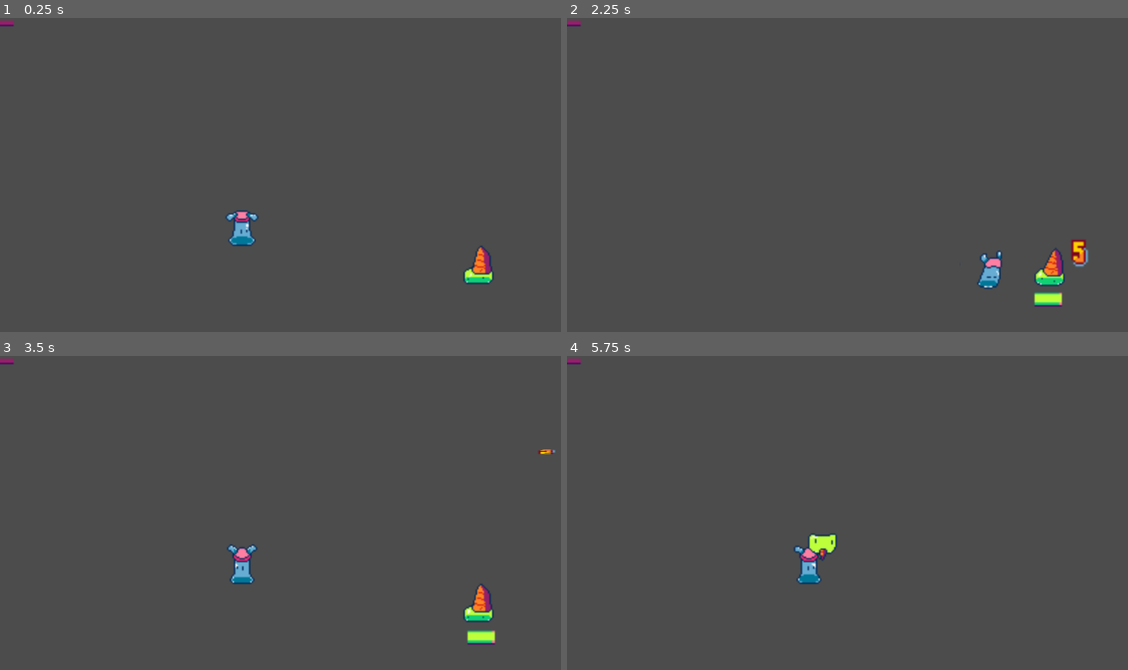
Above: before the commit, frames 1-4 (two rows, left to right).
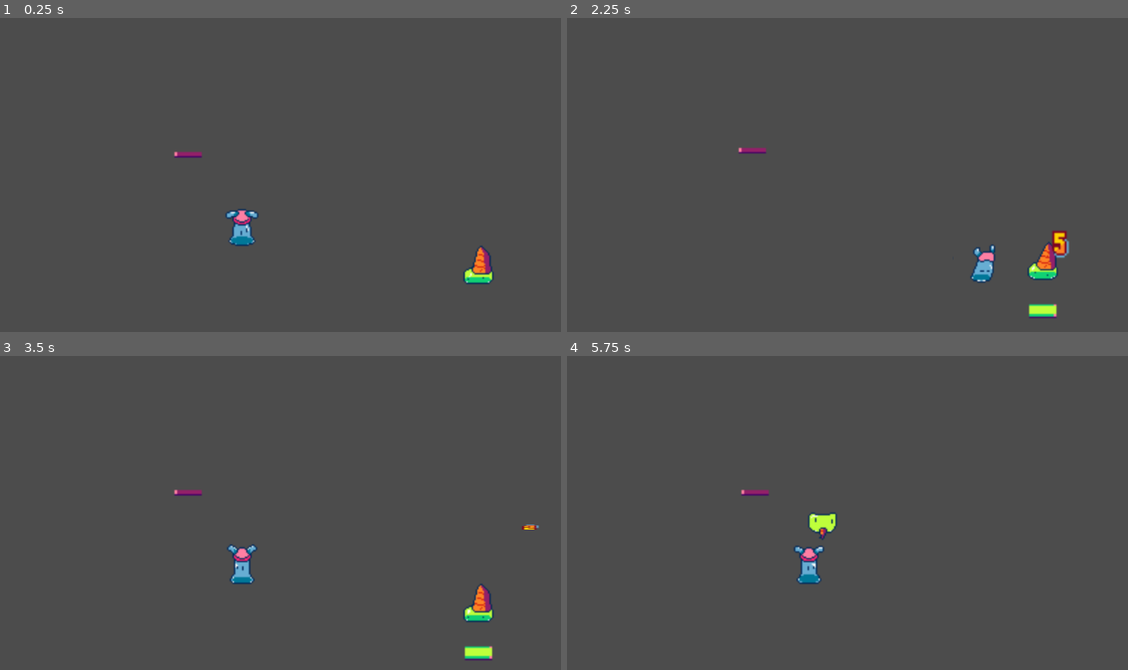
Above: after the commit, the same moments.

Repository: etherware-novice/slime-godot-game
Game: Godot game, scene res://Main.tscn
Two runs of this game, one before a commit and one after it. Both use one fixed random seed, a clock stepped at 60 frames per second and the inputs below.
Inputs:
- Up to frame 1 (0.25 s): no input
- Up to frame 2 (2.25 s): hold Right (ui_right) 0.53-1.28 s; hold Right (ui_right) from 2.03 s (still down)
- Up to frame 3 (3.5 s): keep holding Right (ui_right)
- Up to frame 4 (5.75 s): release Right (ui_right) at 3.53 s

The runs differ from the first frame. In frame 1, 0.4% of the frame differs, in the area x 0-47%, y 0-73%; in frame 2, 2.2%, in the area x 0-94%, y 0-96%; in frame 3, 0.7%; in frame 4, 0.8%.

Commit message:
fixes the damage animations broken by the refactor

Diff:
--- a/HUD.gd
+++ b/HUD.gd
@@ -17,24 +17,6 @@
 func _process(delta):
 		pass
 
-func _on_icecream_hp_update(new_hp, max_hp, pos):
-	print(new_hp)
-	print(max_hp)
-	var percent = min((float(new_hp) / float(max_hp) * 20), 19)
-	var sections = round(percent)
-
-
-	var newbar = $e_hpbar.duplicate(0)
-	newbar.visible = true
-	newbar.frame = int(sections)
-	newbar.position = pos + Vector2(280, 240)
-	newbar.show()
-	add_child(newbar)
-	print(newbar.position)
-	print(sections)
-	$despawn.start()
-	yield($despawn, "timeout")
-	newbar.queue_free()
 
 func new_damage_num(damage, pos):
 	var damage_instance = damage_num.instance()
@@ -42,10 +24,37 @@
 	damage_instance.update_number(damage, pos)
 	pass # Replace with function body.
 
-func _on_icecream_damage_num(damage, pos):
-	new_damage_num(damage, pos)
+
+func screen_shake():
+	var orig = $Camera2D.position
+	var random = RandomNumberGenerator.new()
+	random.randomize()
+	$Camera2D/shake.start()
+
+	var i = 0
+	while i < 5:
+		$Camera2D.position += Vector2(random.randi_range(-7, 7), random.randi_range(-7, 7))
+		yield($Camera2D/shake, "timeout")
+		i += 1
+
+	$Camera2D/shake.stop()
+	$Camera2D.position = orig
+
+func calculate_hp_bar(hp, maxhp, pos):
+	print("calculate_hp_bar")
+	print(hp)
+	print(maxhp)
+	print(pos)
+	var percent = min((float(hp) / float(maxhp) * 20), 19)
+	var sections = round(percent)
 
 
-
-func _on_beanie_damage_num(damage, pos):
-	new_damage_num(damage, pos)
+	var newbar = $e_hpbar.duplicate(0)
+	newbar.visible = true
+	newbar.frame = int(sections)
+	newbar.position = pos + Vector2(0, 70)
+	newbar.show()
+	add_child(newbar)
+	$despawn.start()
+	yield($despawn, "timeout")
+	newbar.queue_free()
--- a/Main.gd
+++ b/Main.gd
@@ -9,43 +9,24 @@
 
 # Called when the node enters the scene tree for the first time.
 func _ready():
-	$Camera2D.make_current()
-	turnorder += [$beanie]
+	$HUD/Camera2D.make_current()
+	turnorder += get_tree().get_nodes_in_group("party")
 	turnorder += get_tree().get_nodes_in_group("enemies")
+	for x in turnorder:
+		x.connect("endturn", self, "_endturn")
 	next_turn()
 
 
 
 func next_turn():
 	print("next turn")
-	var attack_pos = $icecream.position
-	attack_pos.x -= 100
-	turnorder[turnindex].do_attack(attack_pos)
+	turnorder[turnindex].do_attack()
 
 
 # Called every frame. 'delta' is the elapsed time since the previous frame.
 func _process(delta):
 	pass
 
-func screen_shake():
-	var orig = $Camera2D.position
-	var random = RandomNumberGenerator.new()
-	random.randomize()
-	$Camera2D/shake.start()
-
-	var i = 0
-	while i < 5:
-		$Camera2D.position += Vector2(random.randi_range(-7, 7), random.randi_range(-7, 7))
-		yield($Camera2D/shake, "timeout")
-		i += 1
-
-	$Camera2D/shake.stop()
-	$Camera2D.position = orig
-
-
-
-func _on_beanie_attack(dmg):
-	screen_shake()
 
 
 func _endturn():
@@ -54,11 +35,3 @@
 	if turnindex >= turnorder.size():
 		turnindex = 0
 	next_turn()
-
-func _on_beanie_endturn():
-	_endturn()
-	pass # Replace with function body.
-
-func _on_icecream_endturn():
-	_endturn()
-	pass # Replace with function body.
--- a/Main.tscn
+++ b/Main.tscn
@@ -8,25 +8,22 @@
 [node name="Main" type="Node2D"]
 script = ExtResource( 2 )
 
-[node name="beanie" parent="." instance=ExtResource( 1 )]
+[node name="beanie" parent="." groups=["party"] instance=ExtResource( 1 )]
 position = Vector2( 79, 114 )
 
 [node name="icecream" parent="." groups=["enemies"] instance=ExtResource( 3 )]
 position = Vector2( 426, 172 )
 
-[node name="Camera2D" type="Camera2D" parent="."]
+[node name="HUD" parent="." instance=ExtResource( 4 )]
+unique_name_in_owner = true
+follow_viewport_enable = true
+
+[node name="Camera2D" type="Camera2D" parent="HUD"]
 position = Vector2( 236, 107 )
 
-[node name="shake" type="Timer" parent="Camera2D"]
+[node name="shake" type="Timer" parent="HUD/Camera2D"]
 wait_time = 0.1
 
-[node name="HUD" parent="." instance=ExtResource( 4 )]
-
-[connection signal="attack" from="beanie" to="." method="_on_beanie_attack"]
-[connection signal="attack" from="beanie" to="icecream" method="_on_beanie_attack"]
-[connection signal="damage_num" from="beanie" to="HUD" method="_on_beanie_damage_num"]
-[connection signal="endturn" from="beanie" to="." method="_on_beanie_endturn"]
 [connection signal="attack" from="icecream" to="beanie" method="_on_icecream_attack"]
-[connection signal="damage_num" from="icecream" to="HUD" method="_on_icecream_damage_num"]
 [connection signal="endturn" from="icecream" to="." method="_on_icecream_endturn"]
 [connection signal="hp_update" from="icecream" to="HUD" method="_on_icecream_hp_update"]
--- a/beanie.gd
+++ b/beanie.gd
@@ -1,22 +1,19 @@
-extends KinematicBody2D
+extends "res://character.gd"
 
 var speed = 200
 var velocity = Vector2()
-var ini
 var userinput = false
 
 var target  # delete ethis
 
 var EASING = Tween.TRANS_QUART
 
-signal attack(damage)
-signal endturn
-signal damage_num(damage, position)
 
-# Called when the node enters the scene tree for the first time.
 func _ready():
-	ini = position
-#	tween.set_trans(Tween.TRANS_CUBIC)
+	maxhp = 40
+	damageoffset = Vector2(-20, -50)
+	._ready()
+
 
 
 # Called every frame. 'delta' is the elapsed time since the previous frame.
@@ -33,6 +30,8 @@
 #		emit_signal("attack")
 
 func _process(delta):
+	var ini = position
+
 	if not userinput:
 		return
 	if not Input.is_action_pressed("ui_right"):
@@ -41,7 +40,7 @@
 	print("hello")
 
 	$Tween.interpolate_property(self, "position",
-		position, target, 1,
+		position, target.position + Vector2(-100, 0), 1,
 		EASING, Tween.EASE_IN_OUT)
 	$Tween.start()
 	$AnimatedSprite.animation = "walk"
@@ -52,6 +51,8 @@
 	yield($AnimatedSprite, "frame_changed")
 	yield($AnimatedSprite, "frame_changed")
 	emit_signal("attack", 5)
+	target._sub_hp(5)
+	get_node("%HUD").screen_shake()
 	yield($AnimatedSprite, "animation_finished")
 
 	$Tween.interpolate_property(self, "position",
@@ -68,13 +69,17 @@
 	emit_signal("endturn")
 
 
-func do_attack(target_pos):
+func do_attack():
+	var target_pos = get_tree().get_nodes_in_group("enemies").duplicate()
+	target_pos.shuffle()
+	target_pos = target_pos.pop_front()
+
 	userinput = true
 	target = target_pos
 	pass # Replace with function body.
 
-
-
-func _on_icecream_attack(dmg):
-	emit_signal("damage_num", 10, position + Vector2(150, 50))
-	pass # Replace with function body.
+func _sub_hp(damage):
+	._sub_hp(damage)
+	$AnimatedSprite.animation = "hurt"
+	yield($AnimatedSprite, "animation_finished")
+	$AnimatedSprite.animation = "idle"
--- a/beanie.tscn
+++ b/beanie.tscn
@@ -1,9 +1,10 @@
-[gd_scene load_steps=22 format=2]
+[gd_scene load_steps=28 format=2]
 
 [ext_resource path="res://art/beaniewalk.png" type="Texture" id=1]
 [ext_resource path="res://art/beanieattack.png" type="Texture" id=2]
 [ext_resource path="res://art/beanieidle.png" type="Texture" id=3]
 [ext_resource path="res://beanie.gd" type="Script" id=4]
+[ext_resource path="res://art/beanie_hurt.png" type="Texture" id=5]
 
 [sub_resource type="AtlasTexture" id=1]
 flags = 4
@@ -28,6 +29,31 @@
 [sub_resource type="AtlasTexture" id=5]
 flags = 4
 atlas = ExtResource( 2 )
+region = Rect2( 128, 0, 32, 32 )
+
+[sub_resource type="AtlasTexture" id=18]
+flags = 4
+atlas = ExtResource( 5 )
+region = Rect2( 0, 0, 32, 32 )
+
+[sub_resource type="AtlasTexture" id=19]
+flags = 4
+atlas = ExtResource( 5 )
+region = Rect2( 32, 0, 32, 32 )
+
+[sub_resource type="AtlasTexture" id=20]
+flags = 4
+atlas = ExtResource( 5 )
+region = Rect2( 64, 0, 32, 32 )
+
+[sub_resource type="AtlasTexture" id=21]
+flags = 4
+atlas = ExtResource( 5 )
+region = Rect2( 96, 0, 32, 32 )
+
+[sub_resource type="AtlasTexture" id=22]
+flags = 4
+atlas = ExtResource( 5 )
 region = Rect2( 128, 0, 32, 32 )
 
 [sub_resource type="AtlasTexture" id=6]
@@ -87,6 +113,11 @@
 "name": "atk",
 "speed": 5.0
 }, {
+"frames": [ SubResource( 18 ), SubResource( 19 ), SubResource( 20 ), SubResource( 21 ), SubResource( 22 ) ],
+"loop": true,
+"name": "hurt",
+"speed": 5.0
+}, {
 "frames": [ SubResource( 6 ), SubResource( 7 ), SubResource( 8 ), SubResource( 9 ), SubResource( 10 ) ],
 "loop": true,
 "name": "idle",
@@ -110,7 +141,7 @@
 scale = Vector2( 2, 2 )
 frames = SubResource( 16 )
 animation = "idle"
-frame = 2
+frame = 1
 playing = true
 
 [node name="CollisionShape2D" type="CollisionShape2D" parent="."]
--- a/damagenum.gd
+++ b/damagenum.gd
@@ -21,7 +21,7 @@
 	print("update_num")
 	print(position)
 
-	var numoffset = position + Vector2(-100, 0)
+	var numoffset = position
 	for x in str(number):
 		var nsprite = $AnimatedSprite.duplicate()
 		nsprite.visible = true
--- a/icecream.gd
+++ b/icecream.gd
@@ -1,52 +1,26 @@
-extends KinematicBody2D
+extends "res://character.gd"
 
-signal hp_update(new_hp, max_hp, pos)
-signal damage_num(damage, position)
-signal endturn
-
-signal attack(dmg)
-
-var maxhp = 30
-var hp
-
-var active = true
-# Declare member variables here. Examples:
-# var a = 2
-# var b = "text"
-
-
-# Called when the node enters the scene tree for the first time.
-func _ready():
-	hp = maxhp
 
 
 # Called every frame. 'delta' is the elapsed time since the previous frame.
 #func _process(delta):
 #	pass
 
+func _ready():
+	damageoffset = Vector2(-200, -100)
+	._ready()
 
-func _on_beanie_attack(dmg):
-	_sub_hp(dmg)
-	if(hp > 0):
-		$AnimatedSprite.animation = "hurt"
-		yield($AnimatedSprite, "animation_finished")
-		$AnimatedSprite.animation = "idle"
-	else:
-		$AnimatedSprite.animation = "death"
-		yield($AnimatedSprite, "animation_finished")
-		$AnimatedSprite.animation = "deathhold"
-		yield(get_tree().create_timer(5.0), "timeout")
-		active = false
-		queue_free()
 
-func do_attack(bar):
+func do_attack():
 	if(not active):
 		emit_signal("end_turn")
 		return
 
 	var ini = position
 
-	var player = get_node("/root/Main/beanie")
+	var player = get_tree().get_nodes_in_group("party").duplicate()
+	player.shuffle()
+	player = player.pop_front()
 	var peak = player.position
 	peak.x -= (float(peak.x) - float(position.x)) / 2
 	peak.y -= 200
@@ -60,7 +34,7 @@
 	$AnimatedSprite.animation = "attack_hold"
 	yield($Tween, "tween_completed")
 	$Tween.interpolate_property(self, "position",
-		position, player.position, 1.5,
+		position, player.position + Vector2(0, -35), 1.5,
 		Tween.TRANS_QUART, Tween.EASE_OUT)
 	$AnimatedSprite.animation = "attack_flip"
 	yield($AnimatedSprite, "animation_finished")
@@ -70,21 +44,30 @@
 
 	$AnimatedSprite.flip_v = false
 	$AnimatedSprite.animation = "attack_squish"
+	emit_signal("attack", 5)
+	player._sub_hp(5)
+	get_node("%HUD").screen_shake()
 	yield($AnimatedSprite, "animation_finished")
 
 	$AnimatedSprite.animation = "idle"
 
-	get_node("/root/Main").screen_shake()
-	emit_signal("attack", 5)
 	position = ini
 
 	emit_signal("endturn")
 
 
-func _update_hp(new_hp):
-	hp = new_hp
-	emit_signal("hp_update", hp, maxhp, position)
-
 func _sub_hp(damage):
-	_update_hp(hp - damage)
-	emit_signal("damage_num", damage, position)
+	._sub_hp(damage)
+	var hud = get_node("%HUD")
+	hud.screen_shake()
+	if(hp > 0):
+		$AnimatedSprite.animation = "hurt"
+		yield($AnimatedSprite, "animation_finished")
+		$AnimatedSprite.animation = "idle"
+	else:
+		$AnimatedSprite.animation = "death"
+		yield($AnimatedSprite, "animation_finished")
+		$AnimatedSprite.animation = "deathhold"
+		yield(get_tree().create_timer(5.0), "timeout")
+		active = false
+		queue_free()
